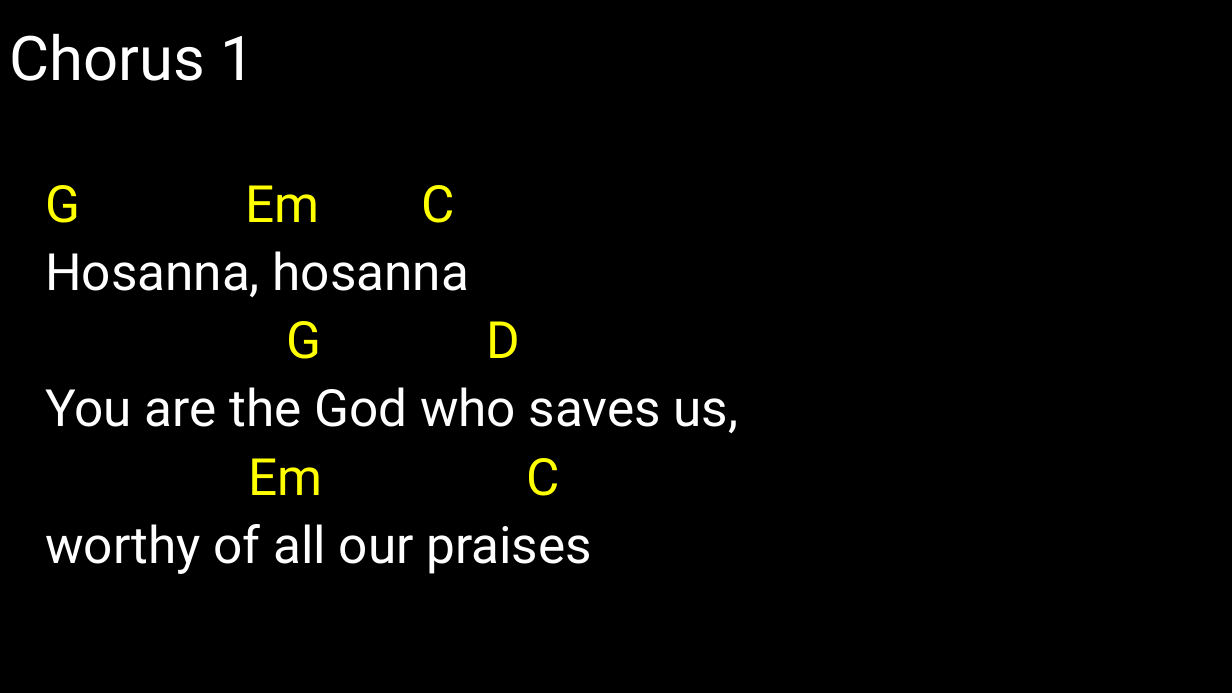
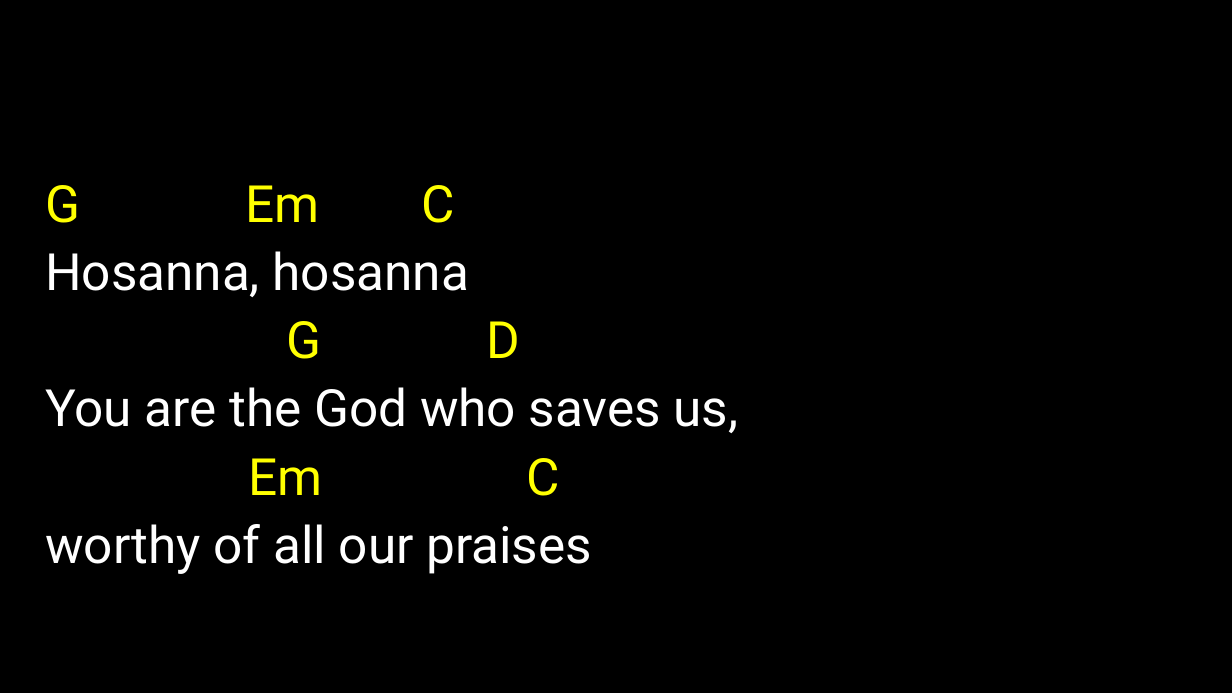
Before and after one commit to kendall412/worship, a slide deck: slide 10 of Hosanna (Praise is Rising)-CH.pptx (slide 11 before the commit). Drawn at 1232x693 pixels with LibreOffice and Linux fonts; fonts in the diff are those of the drawing. Boxes give left, top, right and bottom in pixels: in the first picture for what was removed or moved away, otherwise in the second. Text is boxed around its words. In the diff, an @@ line names an element or a change of style, - is before the commit and + after.

```diff
--- a/Hosanna (Praise is Rising)-CH.pptx
+++ b/Hosanna (Praise is Rising)-CH.pptx
@@ title removed at (9, 33, 255, 81) @@
-Chorus 1
```
Also in this commit, not shown: 9 other slides changed, 1 slide added, 2 slides removed, 7 other files.
